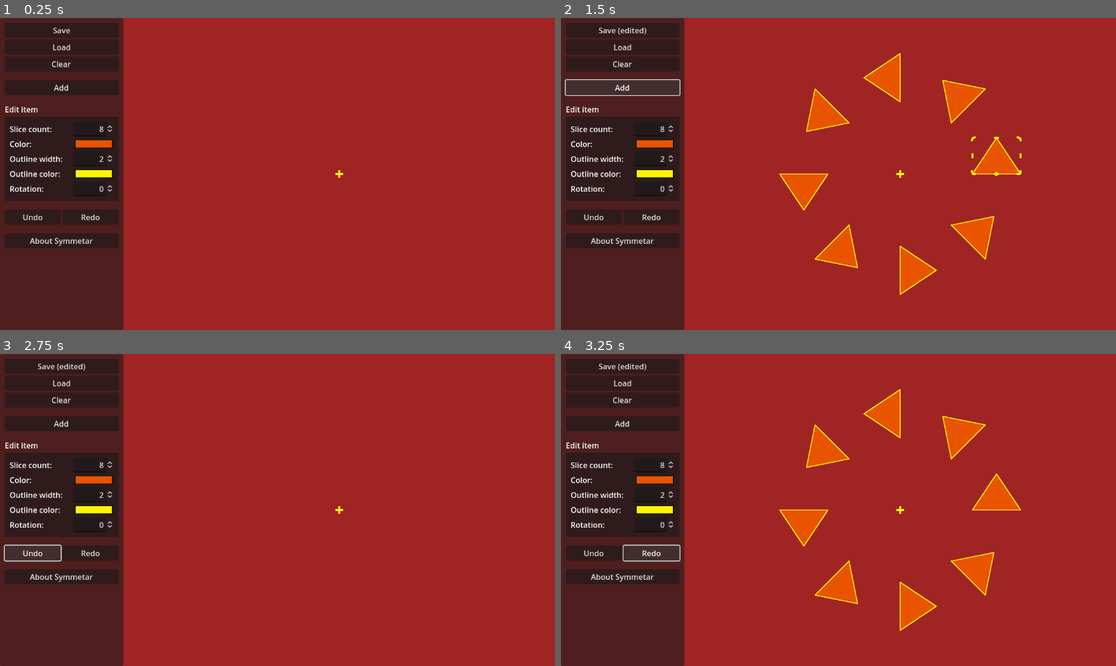
Above: before the commit, frames 1-4 (two rows, left to right).
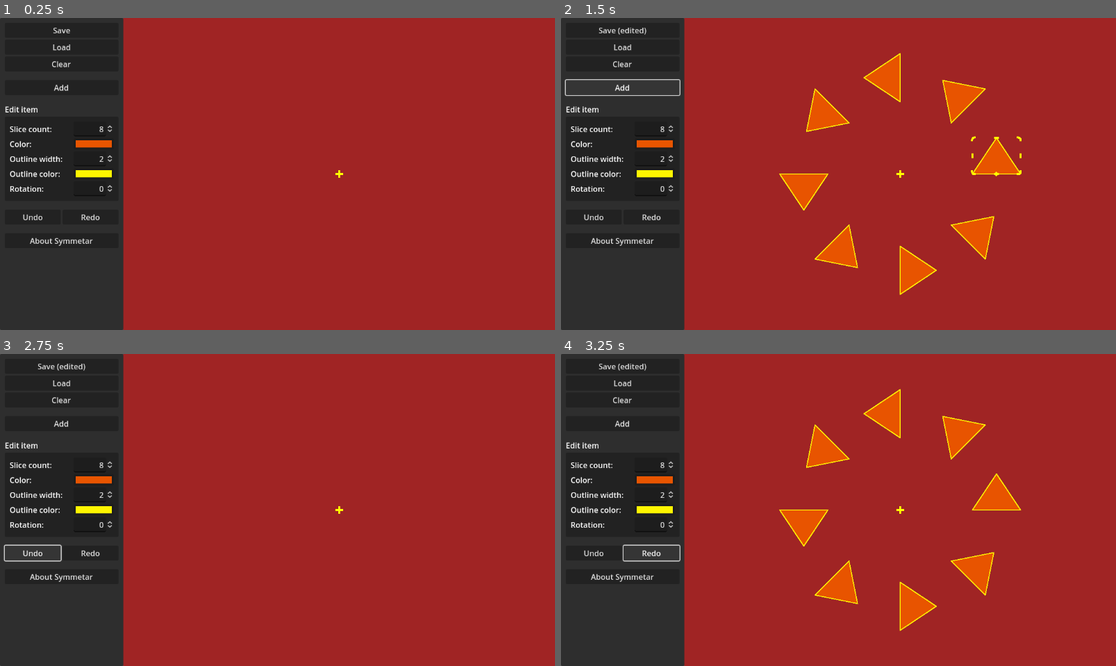
Above: after the commit, the same moments.

Repository: zoeesilcock/symmetar
Game: Godot game, scene res://Main.tscn
Same seed, same stepped clock (60 frames per second), same inputs: the game is played once before the commit and once after it.
Inputs:
- Up to frame 1 (0.25 s): no input
- Up to frame 2 (1.5 s): click "Clear" at 0.5 s; click "Add" at 1.25 s
- Up to frame 3 (2.75 s): click "Undo" at 2 s
- Up to frame 4 (3.25 s): click "Redo" at 2.75 s

The runs differ from the first frame. In frame 1, 11% of the frame differs, in the area x 0-23%, y 0-100%; in frame 2, 11%; in frame 3, 11%; in frame 4, 11%.

Commit message:
Move the background color to the world rather than everywhere

Diff:
--- a/World/Background.gd
+++ b/World/Background.gd
@@ -9,3 +9,8 @@
 		not ui_state.slice_outline_color_picker_visible and \
 		event.pressed:
 			ui_state.set_selection(-1, -1)
+
+func _draw() -> void:
+	var rect : Rect2 = get_viewport().get_visible_rect()
+	rect.position = Vector2(-rect.size.x / 2, -rect.size.y / 2)
+	draw_rect(rect, Color("#a02424"))
--- a/project.godot
+++ b/project.godot
@@ -31,5 +31,4 @@
 [rendering]
 
 renderer/rendering_method="mobile"
-environment/defaults/default_clear_color=Color(0.627451, 0.141176, 0.141176, 1)
 anti_aliasing/quality/screen_space_aa=1
